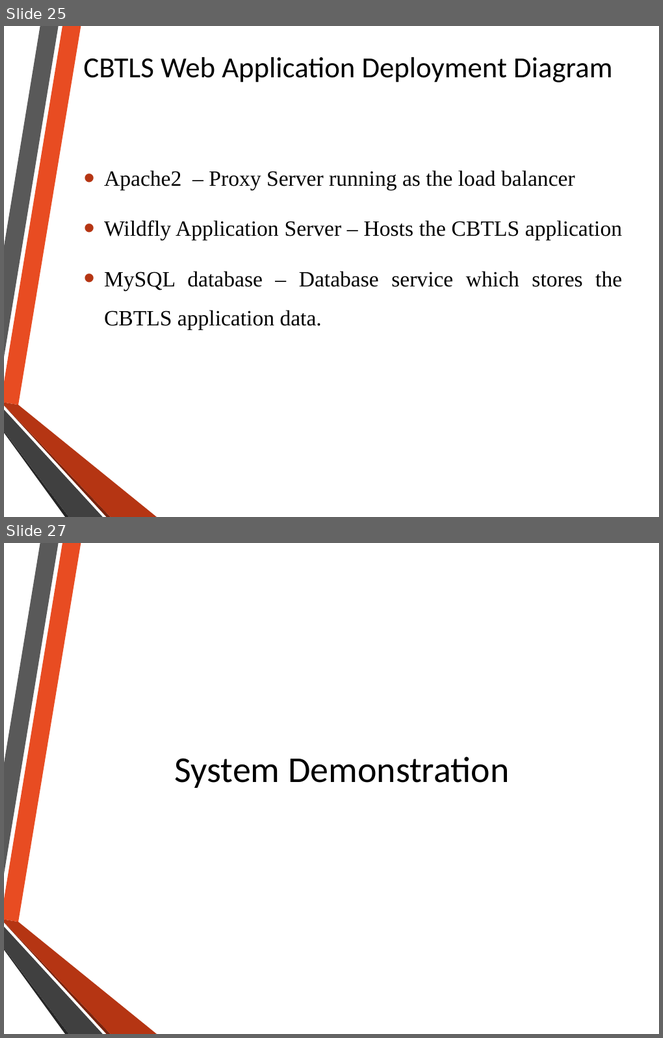
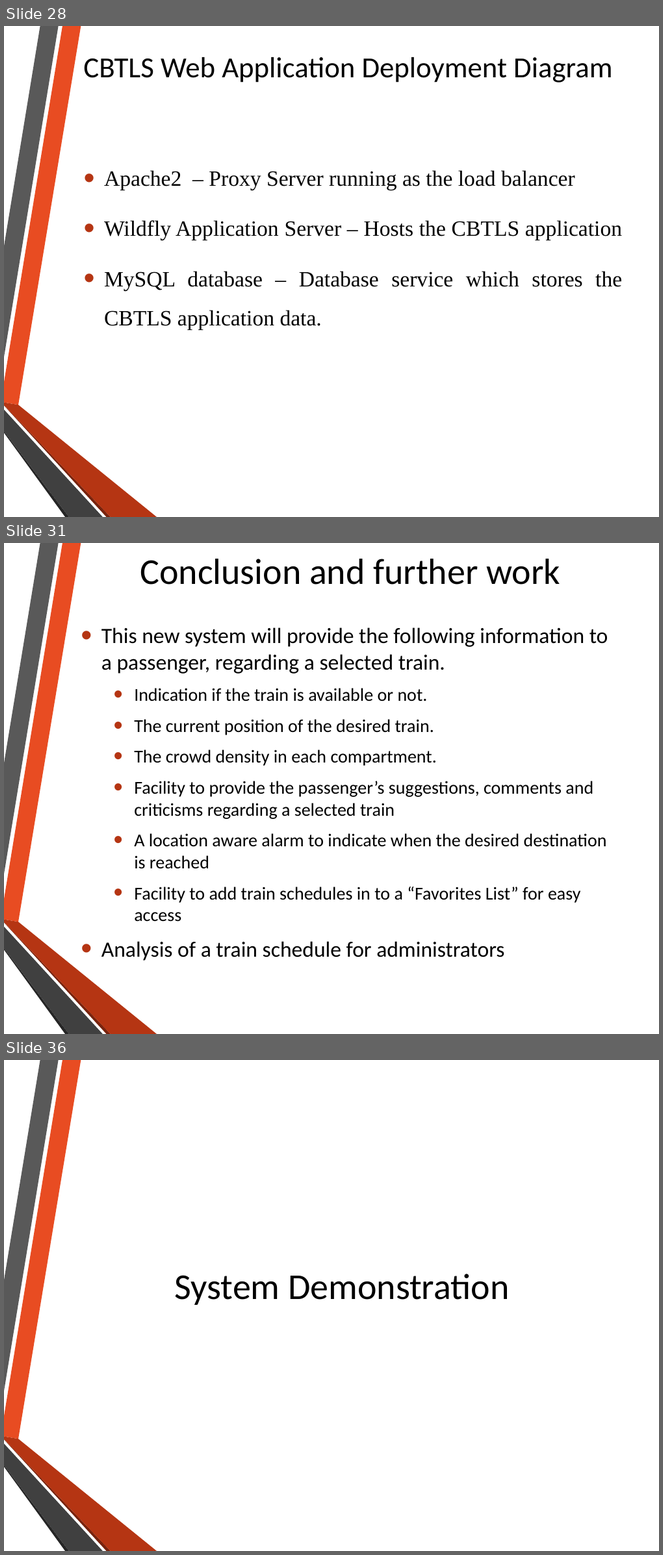
Before and after one commit to nadee158/cbtls, a slide deck: FinalSubmission/msc_final_presentation.pptx. Shown one above the other, each under a label of ours: slides 25 and 27 before the commit, slides 28, 31 and 36 after it; the slides between them are not shown. The pictures are 663x1038 and 663x1555 pixels, drawn with LibreOffice and Linux fonts; fonts in the diff are those of the drawing; background and template pictures are left out. Boxes give left, top, right and bottom in pixels: in the first picture for what was removed or moved away, otherwise in the second. Text is boxed around its words. In the diff, an @@ line names an element or a change of style, - is before the commit and + after.

```diff
--- a/FinalSubmission/msc_final_presentation.pptx
+++ b/FinalSubmission/msc_final_presentation.pptx
@@ slide 31 added at <box>4,543,659,1034</box>, background picture (left out); not listed: 6 template elements that a slide beside it also shows @@
@@ title added at <box>140,559,560,585</box>, 40 pt, text #000000 @@
+Conclusion and further work
@@ text added at <box>102,627,608,961</box>, 20 pt, text #000000 @@
+• This new system will provide the following information to a passenger, regarding a selected train.
+  • Indication if the train is available or not.
+  • The current position of the desired train.
+  • The crowd density in each compartment.
+  • Facility to provide the passenger’s suggestions, comments and criticisms regarding a selected train
+  • A location aware alarm to indicate when the desired destination is reached
+  • Facility to add train schedules in to a “Favorites List” for easy access
+• Analysis of a train schedule for administrators
@@ what was slide 25 is now slide 28 @@
@@ what was slide 27 is now slide 36 @@
```
Also in this commit, not shown: 7 slides changed, 11 other slides added, 3 slides removed.
